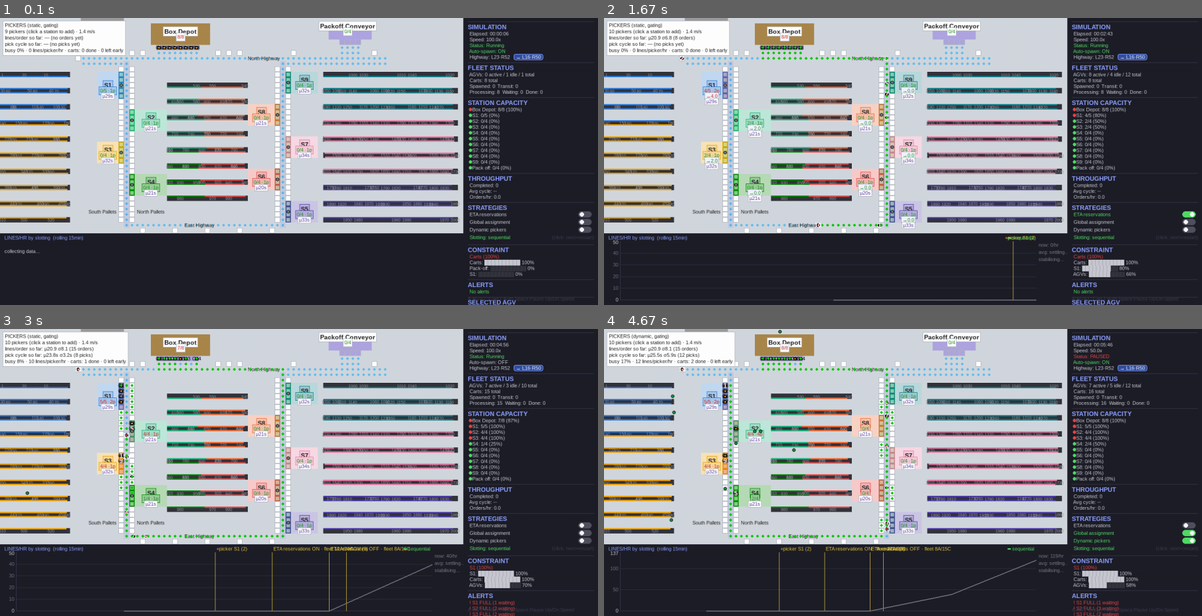
Above: before the commit, frames 1-4 (two rows, left to right).
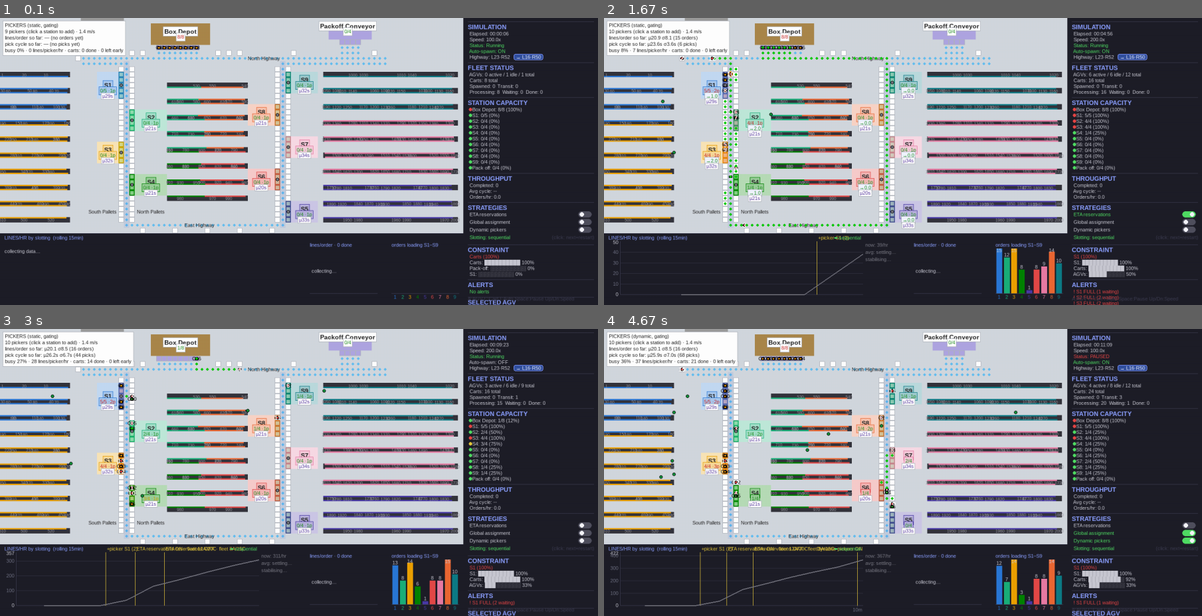
Above: after the commit, the same moments.

Repository: gompcc/WarehouseRepSim
Game: pygame game, started from agv_simulation/__main__.py
Same seed, same stepped clock (60 frames per second), same inputs: the game is played once before the commit and once after it.
Inputs (mouse positions are in pixels of both pictures, inside the frame that each line leads up to):
- Up to frame 1 (0.1 s): no input
- Up to frame 2 (1.67 s): hold A 0.33-0.8 s; hold Up 0.33-0.8 s; tap A at 0.83 s; press the mouse at (699, 92) at 1.2 s; move the mouse to (741, 75) at 1.3 s; release the mouse at (783, 58) at 1.43 s; press the mouse at (1136, 213) at 1.53 s; move the mouse to (956, 164) at 1.63 s
- Up to frame 3 (3 s): release the mouse at (173, 426) at 1.77 s; press the mouse at (532, 524) at 1.87 s; move the mouse to (299, 466) at 1.97 s; release the mouse at (71, 409) at 2.1 s; tap A at 2.17 s; hold Up 2.5-2.97 s; tap T at 2.65 s
- Up to frame 4 (4.67 s): hold D 3-3.3 s; hold Down 3-3.3 s; press the mouse at (1136, 541) at 3.37 s; move the mouse to (1040, 515) at 3.47 s; release the mouse at (950, 489) at 3.6 s; hold Down 3.67-3.97 s; tap T at 3.82 s; press the mouse at (1136, 532) at 4.03 s; move the mouse to (1016, 509) at 4.13 s; release the mouse at (897, 489) at 4.27 s; hold Up from 4.33 s (still down); tap Space at 4.4 s

The runs differ from the first frame. In frame 1, 0.2% of the frame differs, in the area x 51-77%, y 78-98%; in frame 2, 3.3%; in frame 3, 4.1%; in frame 4, 4.2%, in the area x 1-90%, y 0-100%.

Commit message:
Strip charts: order-size bell + station loading; labelled averages; time axis; 200x
- Order-size histogram (lines/order of orders COMPLETED this session,
  live mu/sigma) sits right of the rate graph - a visual check that
  demand stays the N(20,9) bell.
- Station loading bar chart (S1-S9, zone colors): how many active orders
  still need to visit each station.
- Settled-average lines are now labelled with the change that produced
  their stretch ("o458 - optimal highway", "o430 - aisle_proximal", ...):
  restart marks carry (time, label) - pillar drags, the optimum button,
  slotting toggles, AND dispatch/picker strategy toggles (major changes:
  fleet retargets with them) all start a new average segment.
- Rate graph gains a session-time x-axis (ticks at round sim-times).
- SPEED_STEPS gains 200x (default stays 100x).

Co-Authored-By: Claude Fable 5 <noreply@anthropic.com>

Diff:
--- a/agv_simulation/__main__.py
+++ b/agv_simulation/__main__.py
@@ -102,8 +102,8 @@
     agvs = env.agvs
     carts = env.carts
     selected_agv: AGV | None = None
-    time_scale: float = SPEED_STEPS[-1]
-    speed_index: int = len(SPEED_STEPS) - 1
+    speed_index: int = SPEED_STEPS.index(100.0)  # 200x opt-in via Up
+    time_scale: float = SPEED_STEPS[speed_index]
     paused: bool = False
     toggle_rects: dict = {}
     strategy_events: list[tuple[float, str]] = []  # graph markers
@@ -128,11 +128,13 @@
     # slotting toggles): sample times and cumulative pick counts carry
     # these offsets, so the graph's time axis is session-continuous and
     # the curves visibly adjust to each change instead of resetting.
-    # restart_marks are the session times of rebuilds — the strip greys
-    # out curve stretches younger than EQUILIBRIUM_SECONDS after one.
+    # restart_marks are (session time, label) per rebuild — the strip greys
+    # out curve stretches younger than EQUILIBRIUM_SECONDS after one and
+    # tags each stretch's settled-average line with the label (what the
+    # most recent major change was).
     picks_t_offset: float = 0.0
     picks_n_offset: float = 0.0
-    restart_marks: list[float] = [0.0]
+    restart_marks: list[tuple[float, str]] = [(0.0, "sequential")]
 
     def bank_curve() -> None:
         """Pin the live curve's final point and bank the old world's time
@@ -147,13 +149,17 @@
         picks_t_offset += env.sim_elapsed
         picks_n_offset += float(env.pickers.picks_done)
 
-    def apply_layout(new_layout: HighwayLayout) -> None:
+    def apply_layout(new_layout: HighwayLayout, label: str | None = None) -> None:
         """Install a highway layout and rebuild the world with curve
-        continuity (same slotting, crews and fleet target carry over)."""
+        continuity (same slotting, crews and fleet target carry over).
+        *label* names the change on the graph's settled-average line."""
         bank_curve()
         set_layout(new_layout)
         restart_world(env.catalog.slotting, keep_events=True)
-        restart_marks.append(picks_t_offset)
+        restart_marks.append((
+            picks_t_offset,
+            label or f"hwy L{new_layout.left_col}·R{new_layout.right_col}",
+        ))
 
     def restart_world(new_slotting: str, keep_events: bool = False) -> None:
         """Throw away the live world and rebuild it (same seed + fleet
@@ -391,7 +397,7 @@
                     bank_curve()
                     picks_history[new] = []
                     restart_world(new, keep_events=True)
-                    restart_marks.append(picks_t_offset)
+                    restart_marks.append((picks_t_offset, new))
                     strategy_events.append(
                         (picks_t_offset, f"slotting {new}")
                     )
@@ -407,7 +413,7 @@
                             dispatcher.export_results(
                                 env.sim_elapsed, agvs, carts,
                             )
-                        apply_layout(target)
+                        apply_layout(target, label="optimal highway")
                         strategy_events.append((
                             picks_t_offset,
                             f"hwy opt L{target.left_col}·R{target.right_col}",
@@ -427,6 +433,11 @@
                         (picks_t_offset + env.sim_elapsed,
                          f"Dynamic pickers {state}")
                     )
+                    # Strategy flips are major changes: new average segment
+                    restart_marks.append((
+                        picks_t_offset + env.sim_elapsed,
+                        f"dyn pickers {state.lower()}",
+                    ))
                     logger.info("[Strategy] Dynamic pickers -> %s (t=%.0fs)",
                                 state, env.sim_elapsed)
                     continue
@@ -449,6 +460,11 @@
                     strategy_events.append((
                         picks_t_offset + env.sim_elapsed,
                         f"{label} {state} · fleet {t_agvs}A/{t_carts}C",
+                    ))
+                    # Major change (fleet retargets too): new average segment
+                    restart_marks.append((
+                        picks_t_offset + env.sim_elapsed,
+                        f"{label} {state.lower()}",
                     ))
                     logger.info(
                         "[Strategy] %s -> %s (t=%.0fs) · fleet target %dA/%dC",
--- a/agv_simulation/constants.py
+++ b/agv_simulation/constants.py
@@ -20,7 +20,7 @@
 WINDOW_HEIGHT = MAP_HEIGHT + THROUGHPUT_STRIP_H  # 640 px
 FPS = 30
 
-SPEED_STEPS = [0.5, 1.0, 2.0, 5.0, 10.0, 20.0, 50.0, 100.0]
+SPEED_STEPS = [0.5, 1.0, 2.0, 5.0, 10.0, 20.0, 50.0, 100.0, 200.0]
 
 # Optimal fleet (AGVs, carts) per dispatch-strategy combo, keyed by
 # (eta_reservations, global_assignment). Flipping a GUI toggle retargets
--- a/agv_simulation/dispatcher.py
+++ b/agv_simulation/dispatcher.py
@@ -54,6 +54,7 @@
         self.completed_orders: int = 0
         self._station_fill_cache: dict = {}
         self.order_completion_times: list[float] = []
+        self.completed_order_sizes: list[int] = []  # lines per completed order
         self.cart_start_times: dict[int, float] = {}
         self.cycle_times: list[float] = []
         self._sim_elapsed: float = 0.0
@@ -546,6 +547,8 @@
         elif job.job_type == JobType.RETURN_TO_BOX_DEPOT:
             cart.state = CartState.AT_BOX_DEPOT
             cart.process_timer = BOX_DEPOT_TIME
+            if cart.order is not None:
+                self.completed_order_sizes.append(len(cart.order.lines))
             cart.order = None
             cart.times_buffered = 0  # reset for new order cycle
             self.completed_orders += 1
--- a/agv_simulation/renderer.py
+++ b/agv_simulation/renderer.py
@@ -717,6 +717,87 @@
     return toggle_rects
 
 
+def _draw_order_size_hist(
+    surface: pygame.Surface, font: pygame.font.Font,
+    sizes: list[int], rect: pygame.Rect,
+) -> None:
+    """Histogram of lines-per-completed-order this session — a live check
+    that demand keeps the N(20,9) bell shape the order model samples."""
+    n = len(sizes)
+    title = font.render(f"lines/order · {n} done", True, PANEL_HEADER)
+    surface.blit(title, (rect.x, rect.y - 14))
+    pygame.draw.line(
+        surface, PANEL_SEPARATOR, (rect.x, rect.bottom), (rect.right, rect.bottom),
+    )
+    if n < 3:
+        txt = font.render("collecting…", True, PANEL_TEXT)
+        surface.blit(txt, (rect.x + 4, rect.y + rect.h // 2 - 6))
+        return
+    bin_w, nbins = 5, 10   # 0-4, 5-9, ... 45+
+    counts = [0] * nbins
+    for s in sizes:
+        counts[min(int(s) // bin_w, nbins - 1)] += 1
+    peak = max(counts)
+    bw = rect.w / nbins
+    for i, c in enumerate(counts):
+        if not c:
+            continue
+        h = max(2, round(rect.h * c / peak))
+        pygame.draw.rect(surface, (95, 175, 240), pygame.Rect(
+            round(rect.x + i * bw) + 1, rect.bottom - h, round(bw) - 2, h,
+        ))
+    mean = sum(sizes) / n
+    sd = (sum((s - mean) ** 2 for s in sizes) / n) ** 0.5
+    mu = font.render(f"μ{mean:.0f} σ{sd:.0f}", True, PANEL_TEXT)
+    surface.blit(mu, (rect.right - mu.get_width(), rect.y - 14))
+    for v in (0, 25, 50):
+        lbl = font.render(str(v), True, (110, 112, 130))
+        lx = rect.x + rect.w * v // 50 - lbl.get_width() // 2
+        lx = min(max(lx, rect.x), rect.right - lbl.get_width())
+        surface.blit(lbl, (lx, rect.bottom + 2))
+
+
+def _draw_station_load_bars(
+    surface: pygame.Surface, font: pygame.font.Font,
+    carts, rect: pygame.Rect,
+) -> None:
+    """Live loading per station: how many active orders still need to
+    visit each S station (their un-completed station visits)."""
+    load = {i: 0 for i in range(1, 10)}
+    for cart in carts or []:
+        order = getattr(cart, "order", None)
+        if order is None:
+            continue
+        for s in getattr(order, "stations_to_visit", ()):
+            if s not in order.completed_stations:
+                load[s] += 1
+    title = font.render("orders loading S1–S9", True, PANEL_HEADER)
+    surface.blit(title, (rect.x, rect.y - 14))
+    pygame.draw.line(
+        surface, PANEL_SEPARATOR, (rect.x, rect.bottom), (rect.right, rect.bottom),
+    )
+    peak = max(load.values())
+    bw = rect.w / 9
+    for i in range(1, 10):
+        cx = round(rect.x + (i - 1) * bw)
+        color = ZONE_COLORS.get(f"S{i}", PANEL_TEXT)
+        c = load[i]
+        if c and peak:
+            h = max(2, round(rect.h * c / peak))
+            pygame.draw.rect(surface, color, pygame.Rect(
+                cx + 2, rect.bottom - h, round(bw) - 4, h,
+            ))
+            cnt = font.render(str(c), True, PANEL_TEXT)
+            surface.blit(cnt, (
+                round(cx + (bw - cnt.get_width()) / 2),
+                max(rect.y - 2, rect.bottom - h - 12),
+            ))
+        lbl = font.render(str(i), True, color)
+        surface.blit(
+            lbl, (round(cx + (bw - lbl.get_width()) / 2), rect.bottom + 2),
+        )
+
+
 def draw_throughput_strip(
     surface: pygame.Surface,
     font_sm: pygame.font.Font,
@@ -724,7 +805,8 @@
     sim_elapsed: float,
     strategy_events: list[tuple[float, str]] | None = None,
     picks_history: dict[str, list[tuple[float, float]]] | None = None,
-    restart_marks: list[float] | None = None,
+    restart_marks: list[tuple[float, str]] | None = None,
+    carts=None,
 ) -> None:
     """Per-slotting picks/hr graph in the strip under the map.
 
@@ -752,6 +834,16 @@
     except Exception:
         current_name = None
 
+    # Right side of the strip: order-size bell + live station loading
+    _draw_order_size_hist(
+        surface, font_sm,
+        dispatcher.completed_order_sizes if dispatcher else [],
+        pygame.Rect(690, MAP_HEIGHT + 34, 150, 100),
+    )
+    _draw_station_load_bars(
+        surface, font_sm, carts, pygame.Rect(872, MAP_HEIGHT + 34, 150, 100),
+    )
+
     curves: list[tuple[str, list[tuple[float, float]]]] = []
     for name, series in (picks_history or {}).items():
         pts = rolling_rate(series)
@@ -765,10 +857,10 @@
         surface.blit(txt, (10, MAP_HEIGHT + 34))
         return
 
-    margin_l, margin_r, margin_t, margin_b = 36, 70, 18, 12
-    gx = margin_l
+    margin_t, margin_b = 18, 24
+    gx = 36
     gy = MAP_HEIGHT + margin_t
-    gw = MAP_WIDTH - margin_l - margin_r
+    gw = 540   # rate graph width; the distribution charts live to its right
     gh = THROUGHPUT_STRIP_H - margin_t - margin_b
 
     x_max = max(pts[-1][0] for _, pts in curves)
@@ -800,6 +892,20 @@
         g_lbl = font_sm.render(f"{v}", True, (110, 112, 130))
         surface.blit(g_lbl, (gx - g_lbl.get_width() - 4, yv - 6))
         v += grid_step
+
+    # Time axis (session sim-time) along the bottom
+    t_step = next(
+        (s for s in (600, 900, 1800, 3600, 7200, 14400, 28800)
+         if x_max / s <= 8), 57600,
+    )
+    tt = t_step
+    while tt < x_max:
+        tx = gx + int(gw * tt / x_max)
+        pygame.draw.line(surface, PANEL_SEPARATOR, (tx, gy + gh), (tx, gy + gh + 3))
+        t_txt = f"{tt / 3600:g}h" if tt >= 3600 else f"{int(tt / 60)}m"
+        t_lbl = font_sm.render(t_txt, True, (110, 112, 130))
+        surface.blit(t_lbl, (tx - t_lbl.get_width() // 2, gy + gh + 4))
+        tt += t_step
 
     # Dispatch-toggle markers (current run's sim times)
     for t_ev, label in (strategy_events or []):
@@ -812,8 +918,16 @@
 
     from .metrics import EQUILIBRIUM_SECONDS
 
+    # Major-change marks: (session time, label). Tolerate bare floats.
+    marks: list[tuple[float, str]] = sorted(
+        (float(m), "") if isinstance(m, (int, float))
+        else (float(m[0]), str(m[1]))
+        for m in (restart_marks or [(0.0, "")])
+    )
+    mark_times = [t for t, _ in marks]
+
     def _is_stable(t: float) -> bool:
-        last = max((m for m in (restart_marks or [0.0]) if m <= t), default=0.0)
+        last = max((m for m in mark_times if m <= t), default=0.0)
         return t - last >= EQUILIBRIUM_SECONDS
 
     grey = (120, 120, 130)
@@ -844,10 +958,9 @@
     merged = sorted(
         pt for series in (picks_history or {}).values() for pt in series
     )
-    marks = sorted(set(restart_marks or [0.0]))
     avg_color = (225, 228, 240)
     active_avg: float | None = None
-    for m0, m1 in zip(marks, marks[1:] + [x_max]):
+    for (m0, m_label), m1 in zip(marks, mark_times[1:] + [x_max]):
         settled = [
             (t, c) for t, c in merged
             if m0 + EQUILIBRIUM_SECONDS <= t <= m1
@@ -860,12 +973,13 @@
         x0 = gx + int(gw * min(m0 / x_max, 1.0))
         x1 = gx + int(gw * min(m1 / x_max, 1.0))
         pygame.draw.line(surface, avg_color, (x0, y_avg), (x1, y_avg), 1)
-        a_lbl = font_sm.render(f"ø{seg_avg:.0f}", True, avg_color)
+        a_text = f"ø{seg_avg:.0f} · {m_label}" if m_label else f"ø{seg_avg:.0f}"
+        a_lbl = font_sm.render(a_text, True, avg_color)
         surface.blit(
             a_lbl,
             (max(x0 + 2, x1 - a_lbl.get_width() - 2), max(gy, y_avg - 12)),
         )
-        if m0 == marks[-1] or m1 == x_max:
+        if m1 == x_max:
             active_avg = seg_avg
 
     # Legend (top-right of the plot area), live entry bright
@@ -1004,6 +1118,7 @@
         strategy_events=strategy_events,
         picks_history=picks_history,
         restart_marks=restart_marks,
+        carts=carts,
     )
 
     return draw_metrics_panel(
